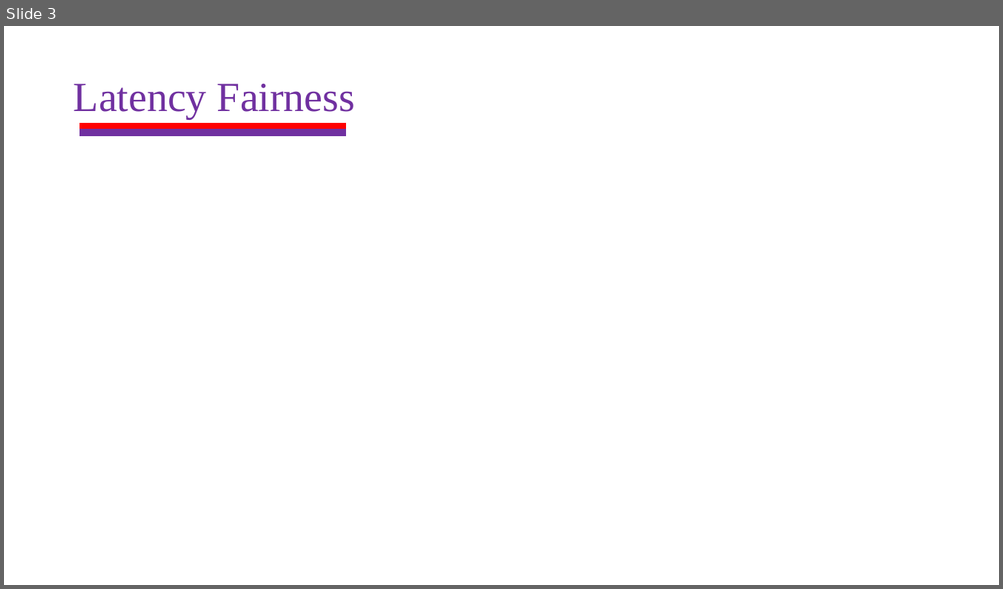
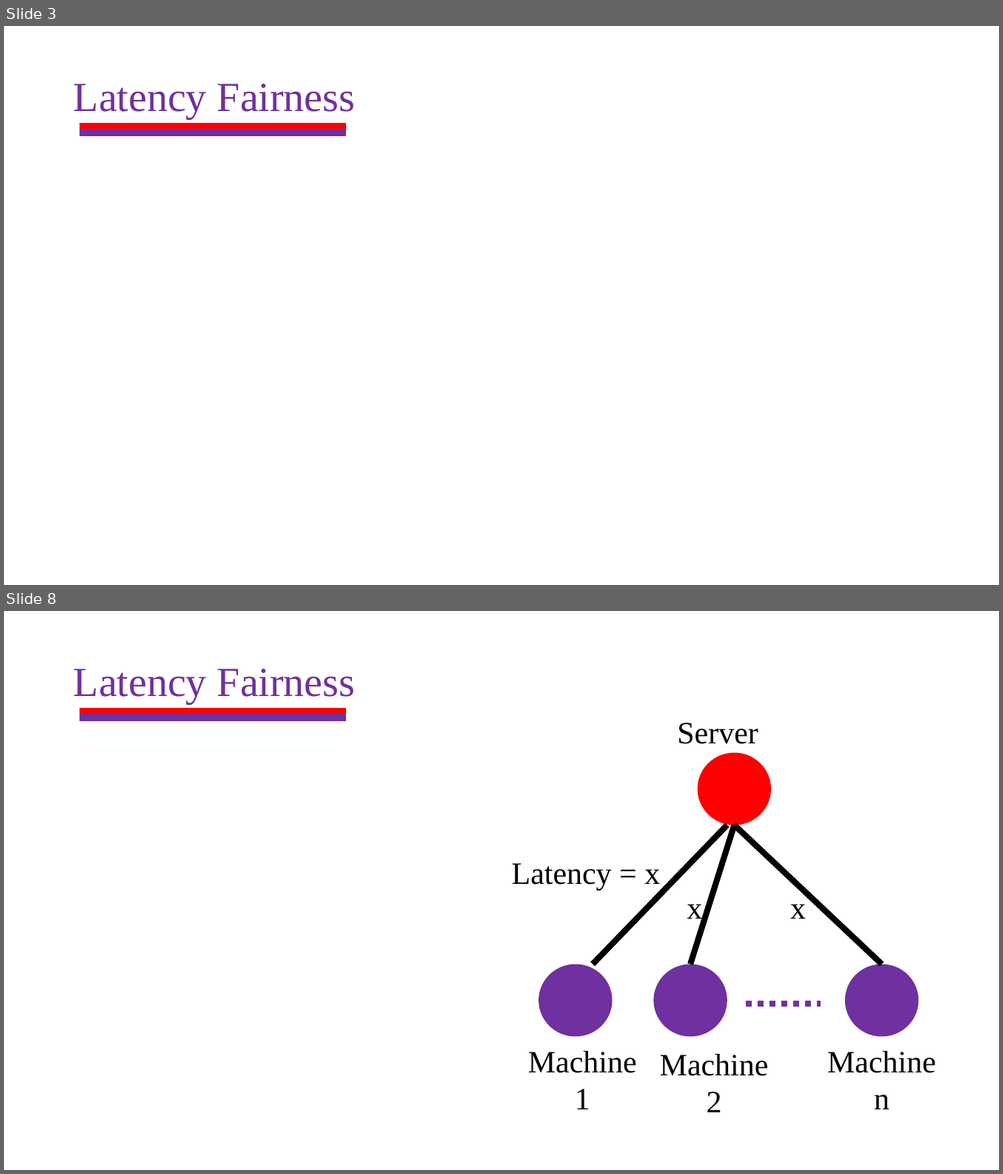
Before and after one commit to HaseebLUMS/Onyx-Presentation, a slide deck: thesis-latency-fairness.pptx. Shown one above the other, each under a label of ours: slide 3 before the commit, slides 3 and 8 after it; the slides between them are not shown. The pictures are 1003x589 and 1003x1174 pixels, drawn with LibreOffice and Linux fonts; fonts in the diff are those of the drawing. Boxes give left, top, right and bottom in pixels: in the first picture for what was removed or moved away, otherwise in the second. Text is boxed around its words. In the diff, an @@ line names an element or a change of style, - is before the commit and + after.

Commit message:
update presentation

```diff
--- a/thesis-latency-fairness.pptx
+++ b/thesis-latency-fairness.pptx
@@ slide 8 added at bbox=[4, 611, 999, 1170], background #FFFFFF @@
@@ text added at bbox=[74, 669, 355, 704], 40 pt, text #7030A0 @@
+Latency Fairness
@@ rectangle added at bbox=[80, 709, 345, 715], fill #FF0000, outline #FF0000 1.5 pt @@
@@ rectangle added at bbox=[80, 715, 345, 721], fill #7030A0, outline #7030A0 1.5 pt @@
@@ text added at bbox=[677, 723, 758, 744], 30 pt, text #000000 @@
+Server
@@ ellipse added at bbox=[697, 753, 771, 825], fill #FF0000 @@
@@ line added from (727, 825) to (593, 965), #000000 5.75 pt @@
@@ line added from (734, 825) to (691, 965), #000000 5.75 pt @@
@@ line added from (734, 825) to (882, 965), #000000 5.75 pt @@
@@ text added at bbox=[512, 863, 660, 890], 30 pt, text #000000 @@
+Latency = x
@@ text added at bbox=[790, 894, 805, 919], 30 pt, text #000000 @@
+x
@@ text added at bbox=[686, 904, 702, 925], 30 pt, text #000000 @@
+x
@@ ellipse added at bbox=[538, 965, 612, 1037], fill #7030A0 @@
@@ ellipse added at bbox=[653, 965, 727, 1037], fill #7030A0 @@
@@ ellipse added at bbox=[845, 965, 919, 1037], fill #7030A0 @@
@@ line added from (745, 1004) to (821, 1004), #7030A0 5.75 pt dashed @@
@@ text added at bbox=[528, 1051, 637, 1110], 30 pt, text #000000 @@
+Machine
+1
@@ text added at bbox=[660, 1054, 768, 1113], 30 pt, text #000000 @@
+Machine
+2
@@ text added at bbox=[827, 1051, 936, 1110], 30 pt, text #000000 @@
+Machine
+n
```
Also in this commit, not shown: 3 slides changed, 1 other slide added.
